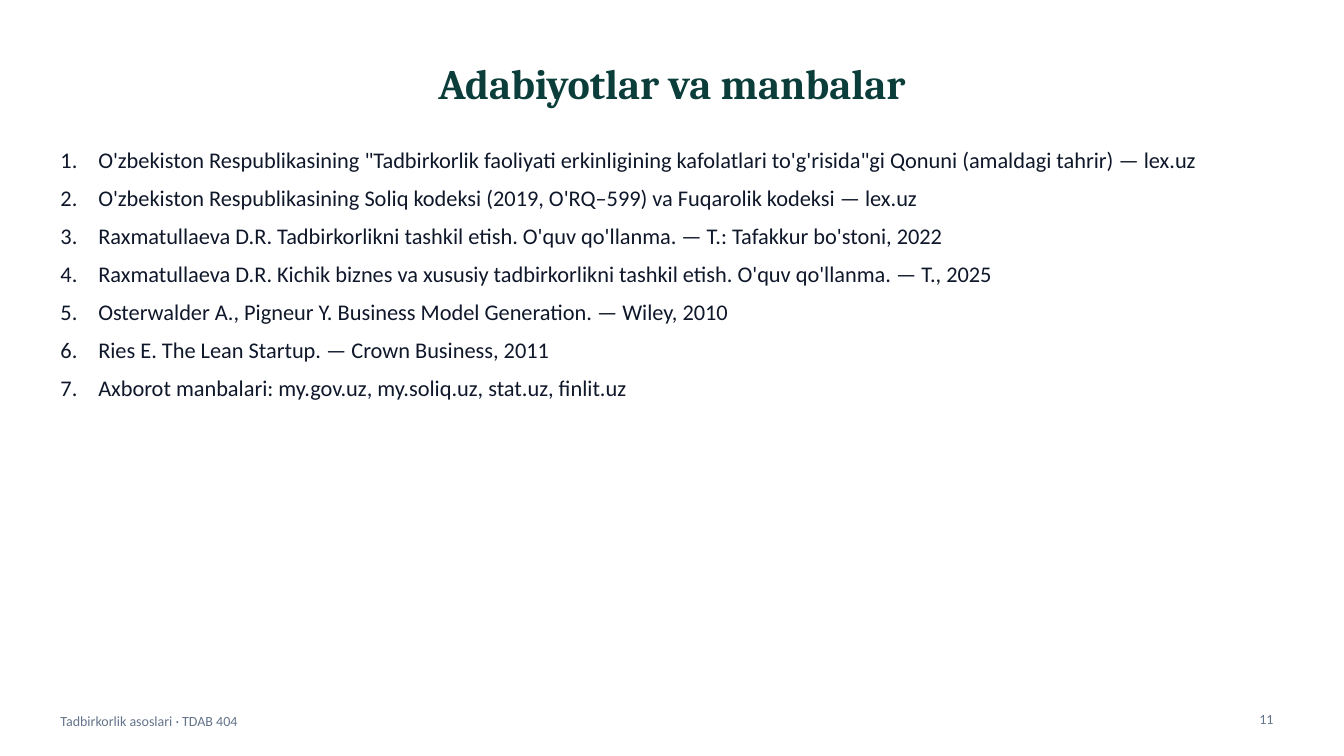
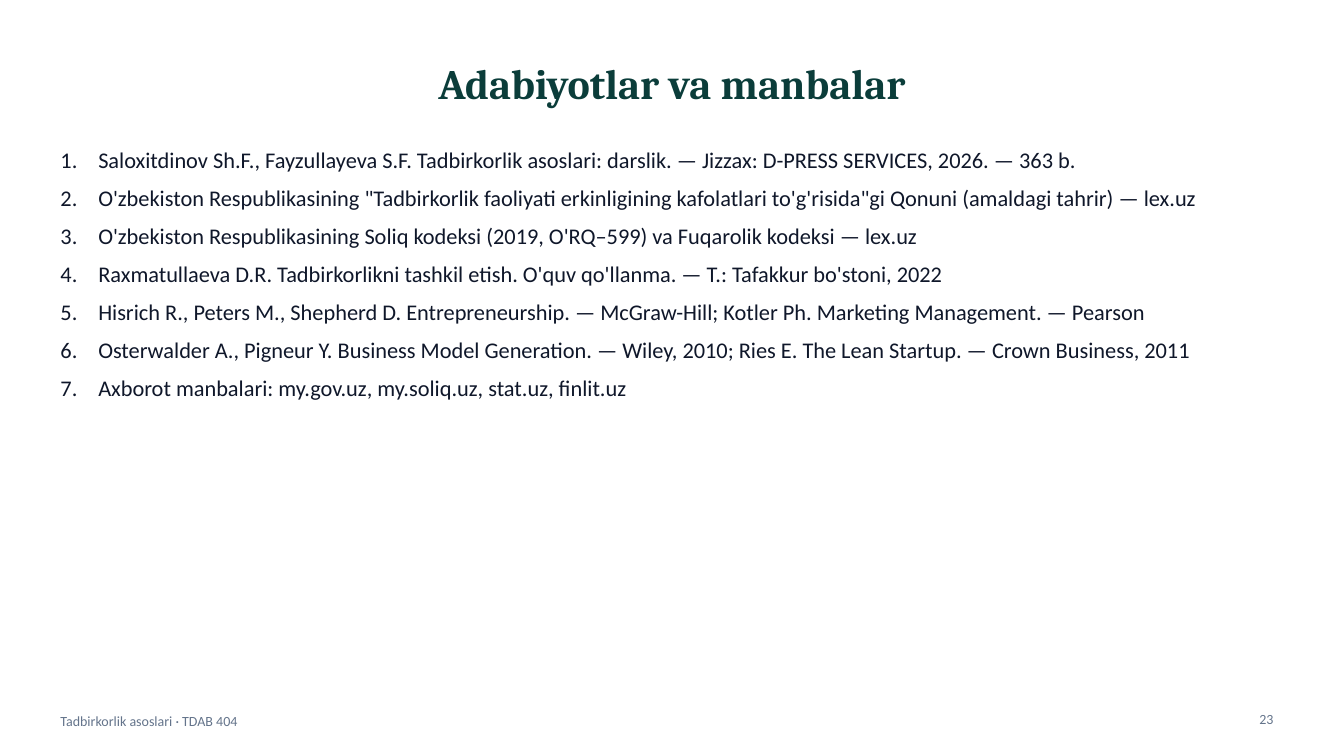
Before and after one commit to Ulugbek3989/tad, a slide deck: slide 23 of public/resources/taqdimotlar/M03-taqdimot.pptx (slide 11 before the commit). Drawn at 1344x756 pixels with LibreOffice and Linux fonts; fonts in the diff are those of the drawing. Boxes give left, top, right and bottom in pixels: in the first picture for what was removed or moved away, otherwise in the second. Text is boxed around its words. In the diff, an @@ line names an element or a change of style, - is before the commit and + after.

```diff
--- a/public/resources/taqdimotlar/M03-taqdimot.pptx
+++ b/public/resources/taqdimotlar/M03-taqdimot.pptx
@@ text at <box>98,152,1075,172</box>: paragraph added @@
+1. Saloxitdinov Sh.F., Fayzullayeva S.F. Tadbirkorlik asoslari: darslik. — Jizzax: D-PRESS SERVICES, 2026. — 363 b.
@@ text at <box>98,304,1189,362</box>: text changed @@
-4. Raxmatullaeva D.R. Kichik biznes va xususiy tadbirkorlikni tashkil etish. O'quv qo'llanma. — T., 2025
-5. Osterwalder A., Pigneur Y. Business Model Generation. — Wiley, 2010
-6. Ries E. The Lean Startup. — Crown Business, 2011
+5. Hisrich R., Peters M., Shepherd D. Entrepreneurship. — McGraw-Hill; Kotler Ph. Marketing Management. — Pearson
+6. Osterwalder A., Pigneur Y. Business Model Generation. — Wiley, 2010; Ries E. The Lean Startup. — Crown Business, 2011
@@ page number at <box>1259,715,1273,724</box>: text changed @@
-11
+23
```
Also in this commit, not shown: 1 other slide changed, 12 slides added, 41 other files.
